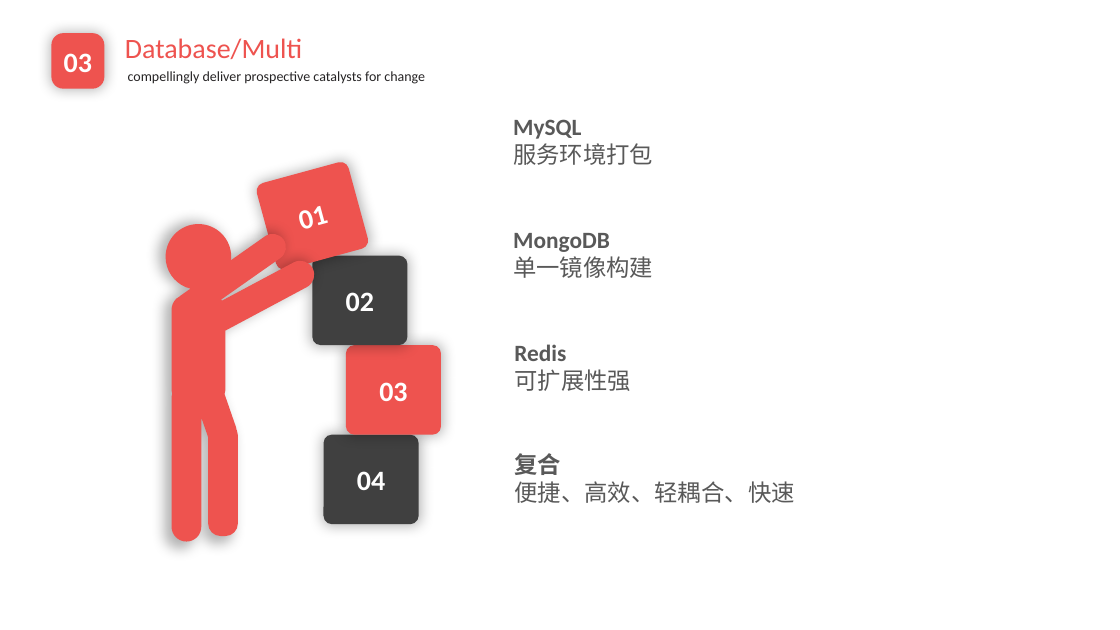
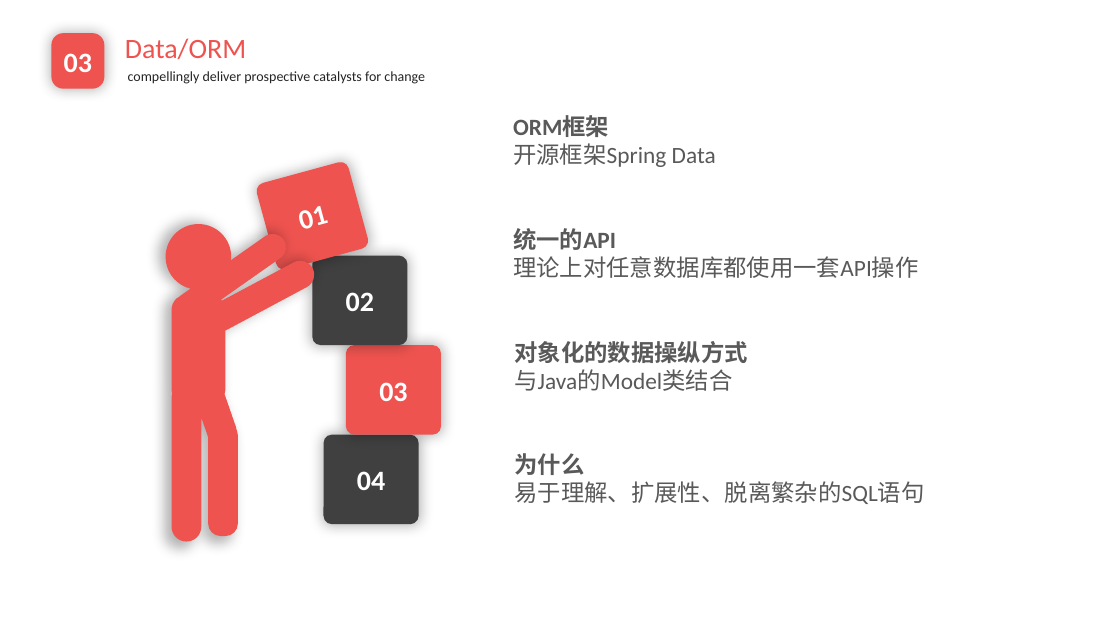
Before and after one commit to EnInternalChat/se2017, a slide deck: slide 13 of doc/个人汇报-陈潢.pptx (slide 12 before the commit). Drawn at 1120x630 pixels with LibreOffice and Linux fonts; fonts in the diff are those of the drawing; background and template pictures are left out. Boxes give left, top, right and bottom in pixels: in the first picture for what was removed or moved away, otherwise in the second. Text is boxed around its words. In the diff, an @@ line names an element or a change of style, - is before the commit and + after.

```diff
--- a/doc/个人汇报-陈潢.pptx
+++ b/doc/个人汇报-陈潢.pptx
@@ text at [125, 38, 246, 59]: text changed @@
-Database/Multi
+Data/ORM
@@ text at [513, 116, 716, 167]: text changed @@
-MySQL
-服务环境打包
+ORM框架
+开源框架Spring Data
@@ text at [513, 228, 919, 278]: text changed; bold off @@
-MongoDB
-单一镜像构建
+统一的API
+理论上对任意数据库都使用一套API操作
@@ text at [514, 341, 748, 391]: text changed; bold off @@
-Redis
-可扩展性强
+对象化的数据操纵方式
+与Java的Model类结合
@@ text at [514, 453, 924, 504]: text changed @@
-复合
-便捷、高效、轻耦合、快速
+为什么
+易于理解、扩展性、脱离繁杂的SQL语句
```
Also in this commit, not shown: 9 other slides changed, 3 slides added, 36 slides removed, 1 other file.
